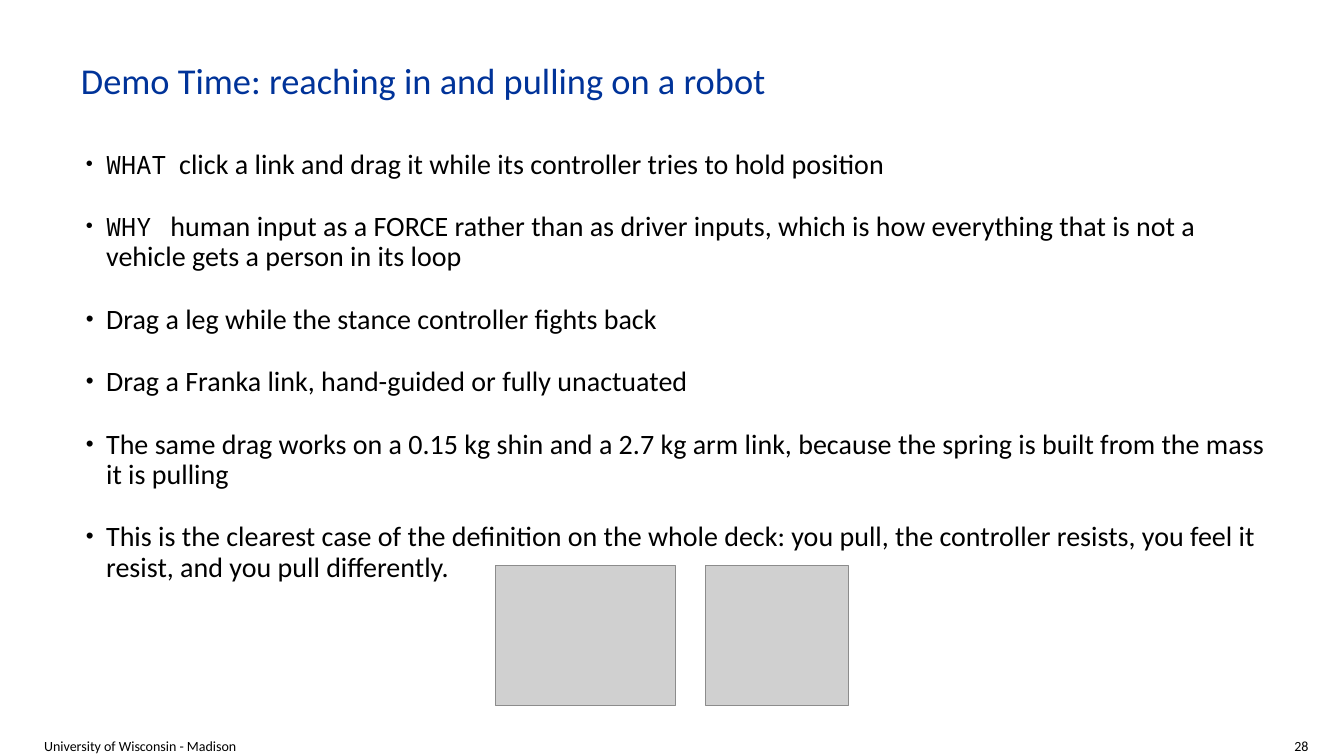
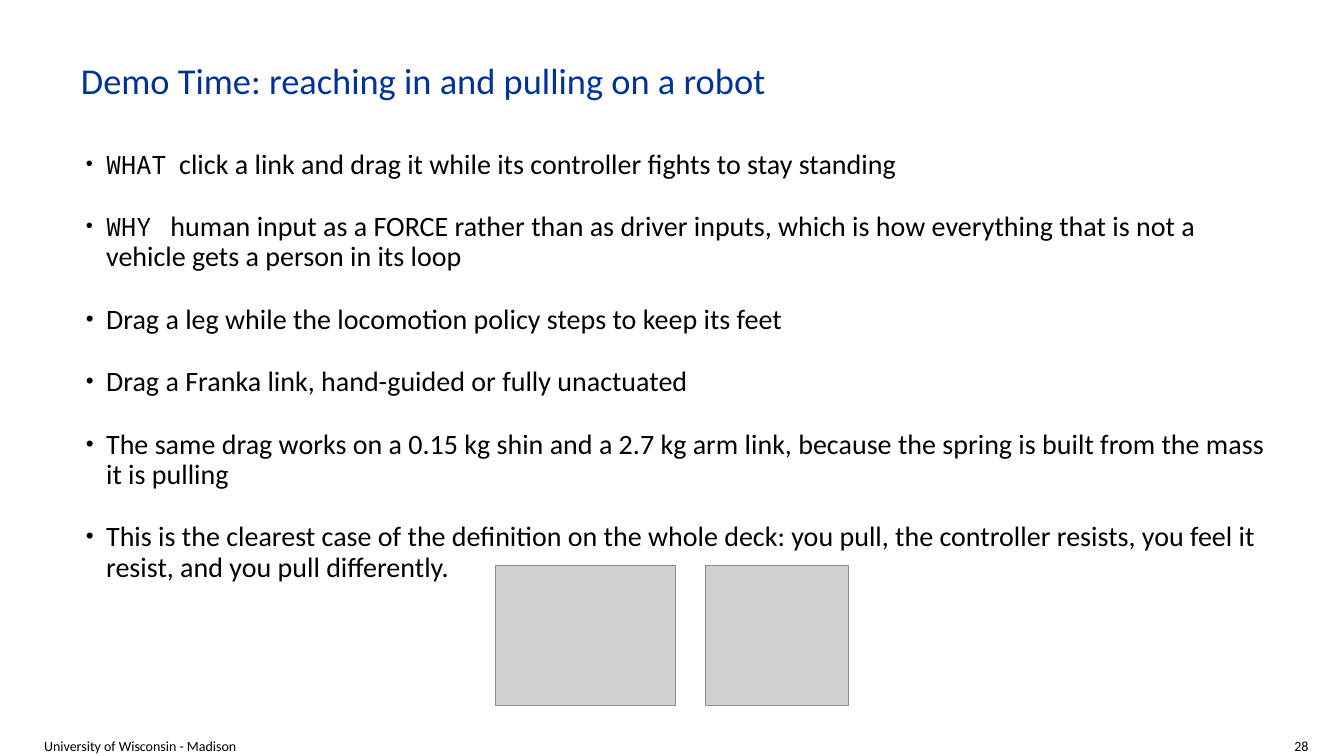
Before and after one commit to ksha23/chrono-hil-tutorial, a slide deck: slide 28 of tutorial_HIL_driver.pptx. Drawn at 1344x756 pixels with LibreOffice and Linux fonts; fonts in the diff are those of the drawing; grey boxes stand for pictures; background and template pictures are left out. Boxes give left, top, right and bottom in pixels: in the first picture for what was removed or moved away, otherwise in the second. Text is boxed around its words. In the diff, an @@ line names an element or a change of style, - is before the commit and + after.

```diff
--- a/tutorial_HIL_driver.pptx
+++ b/tutorial_HIL_driver.pptx
@@ text at (x1=106, y1=154, x2=896, y2=179): text changed @@
-• WHAT click a link and drag it while its controller tries to hold position
+• WHAT click a link and drag it while its controller fights to stay standing
@@ text at (x1=106, y1=309, x2=782, y2=334): text changed @@
-• Drag a leg while the stance controller fights back
+• Drag a leg while the locomotion policy steps to keep its feet
```
Also in this commit, not shown: 2 other slides changed, 4 other files.
